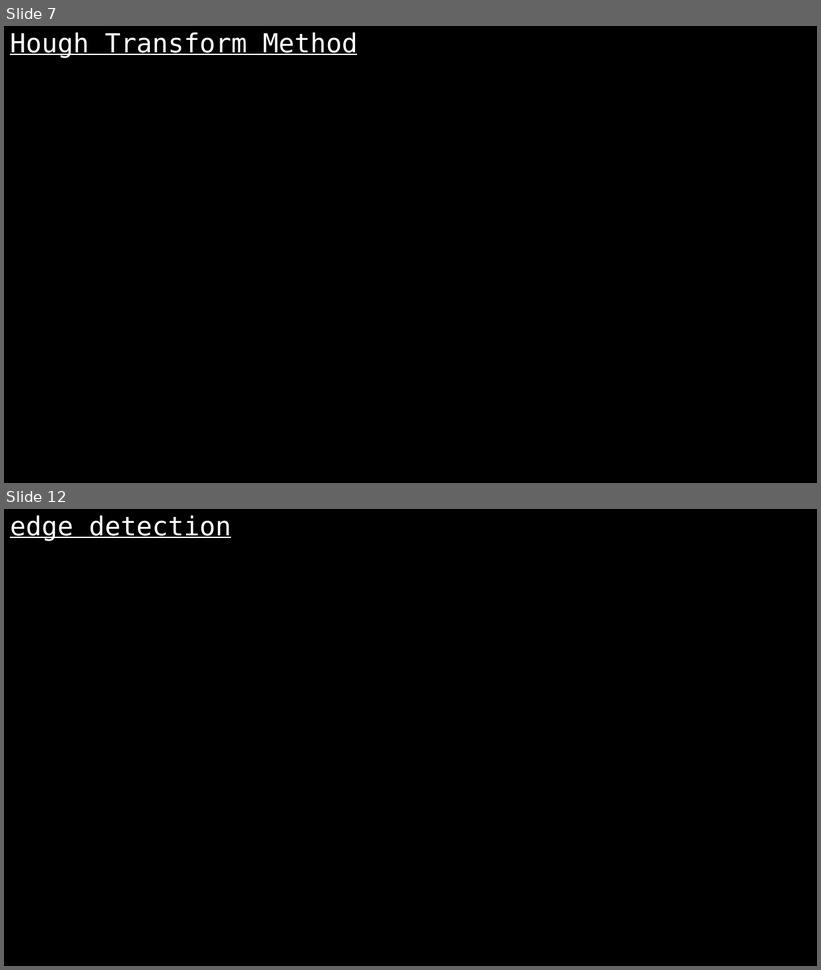
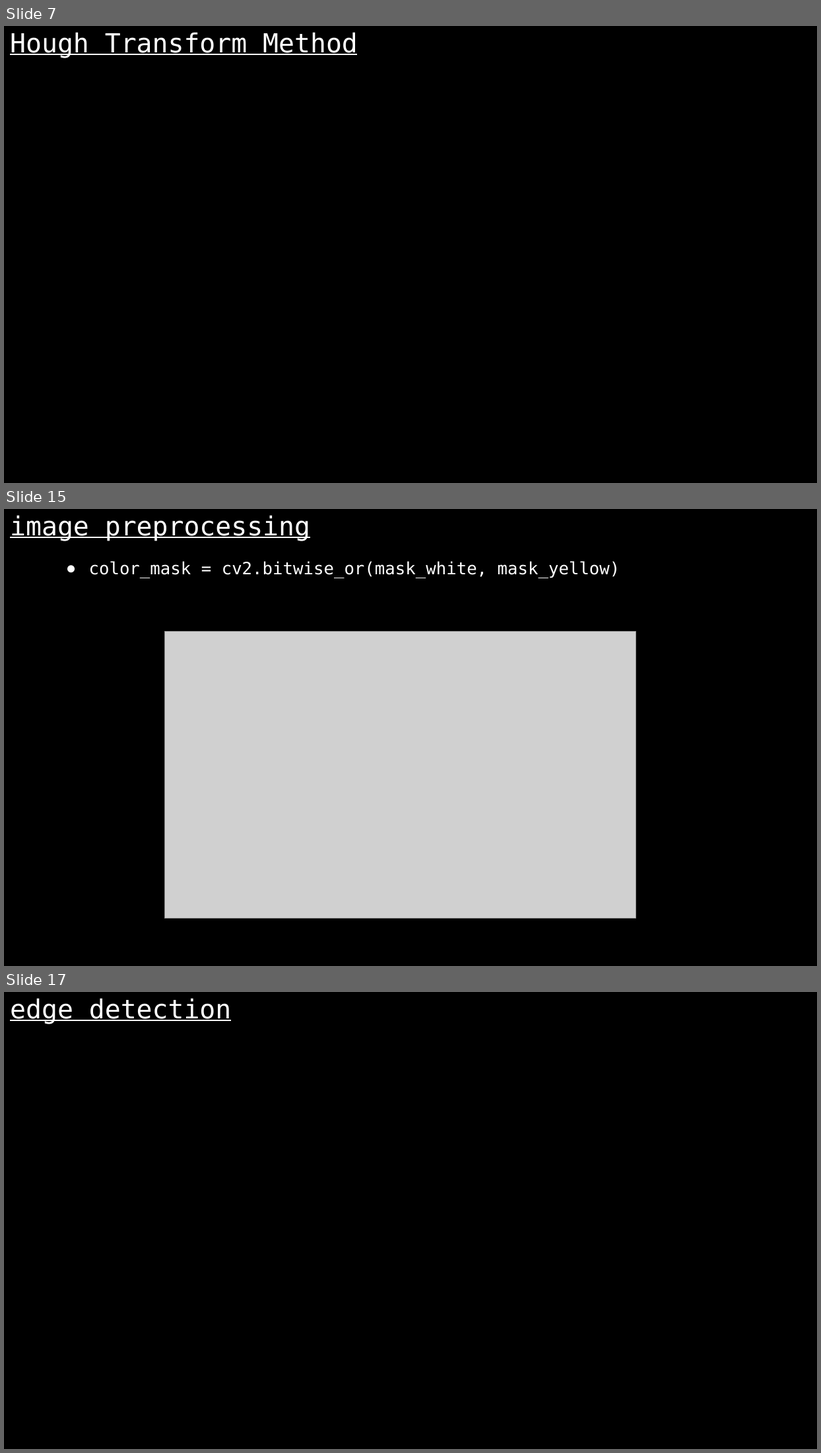
Before and after one commit to karthikeyanrathore/Lane-Line-Detection, a slide deck: laneline.pptx. Shown one above the other, each under a label of ours: slides 7 and 12 before the commit, slides 7, 15 and 17 after it; the slides between them are not shown. The pictures are 821x970 and 821x1453 pixels, drawn with LibreOffice and Linux fonts; fonts in the diff are those of the drawing; grey boxes stand for pictures. Boxes give left, top, right and bottom in pixels: in the first picture for what was removed or moved away, otherwise in the second. Text is boxed around its words. In the diff, an @@ line names an element or a change of style, - is before the commit and + after.

```diff
--- a/laneline.pptx
+++ b/laneline.pptx
@@ slide 15 added at [4, 509, 817, 966], background #000000 @@
@@ title added at [10, 515, 310, 541], 31 pt, text #FFFFFF, underline @@
+image preprocessing
@@ text added at [89, 561, 620, 578], 20 pt, text #FFFFFF @@
+● color_mask = cv2.bitwise_or(mask_white, mask_yellow)
@@ picture added at [164, 632, 636, 919] @@
@@ what was slide 12 is now slide 17 @@
```
Also in this commit, not shown: 2 slides changed, 10 other slides added, 6 slides removed, 11 other files.
